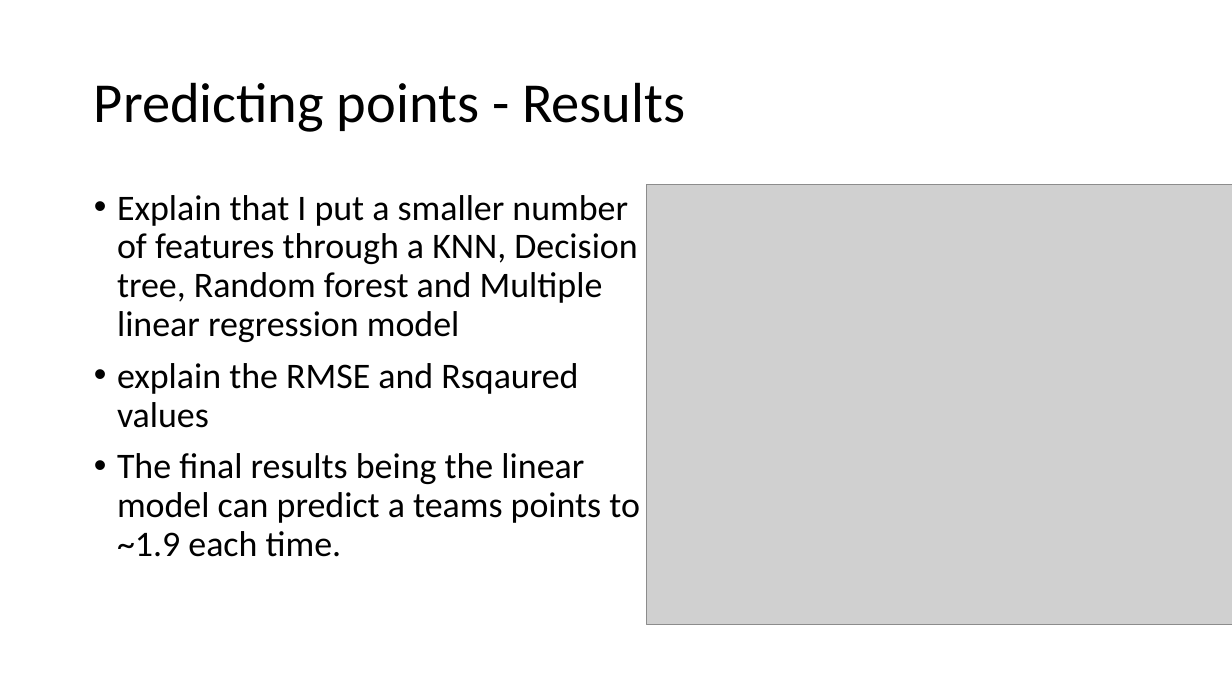
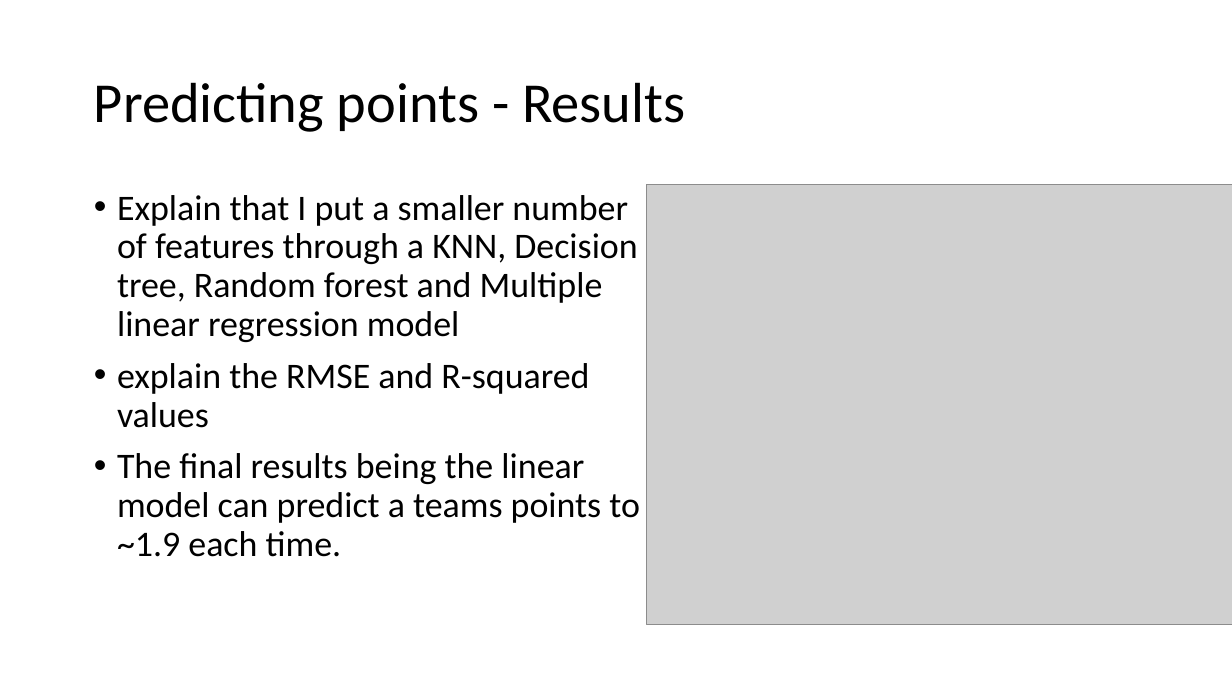
Before and after one commit to RobertRiddell/Olympic-Basketball, a slide deck: slide 6 of docs/Olympic Basketball.pptx. Drawn at 1232x693 pixels with LibreOffice and Linux fonts; fonts in the diff are those of the drawing; grey boxes stand for pictures. Boxes give left, top, right and bottom in pixels: in the first picture for what was removed or moved away, otherwise in the second. Text is boxed around its words. In the diff, an @@ line names an element or a change of style, - is before the commit and + after.

```diff
--- a/docs/Olympic Basketball.pptx
+++ b/docs/Olympic Basketball.pptx
@@ text at box(117, 363, 589, 428): text changed @@
-• explain the RMSE and Rsqaured values
+• explain the RMSE and R-squared values
```
Also in this commit, not shown: 4 other slides changed, 1 other file.
